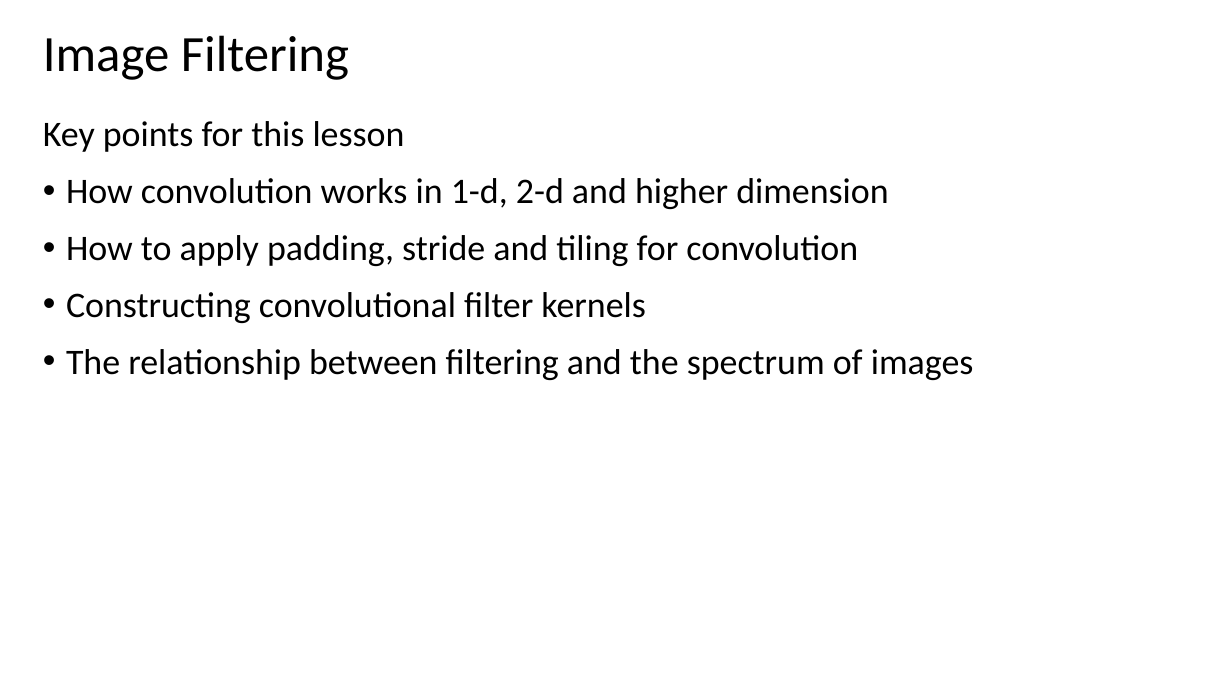
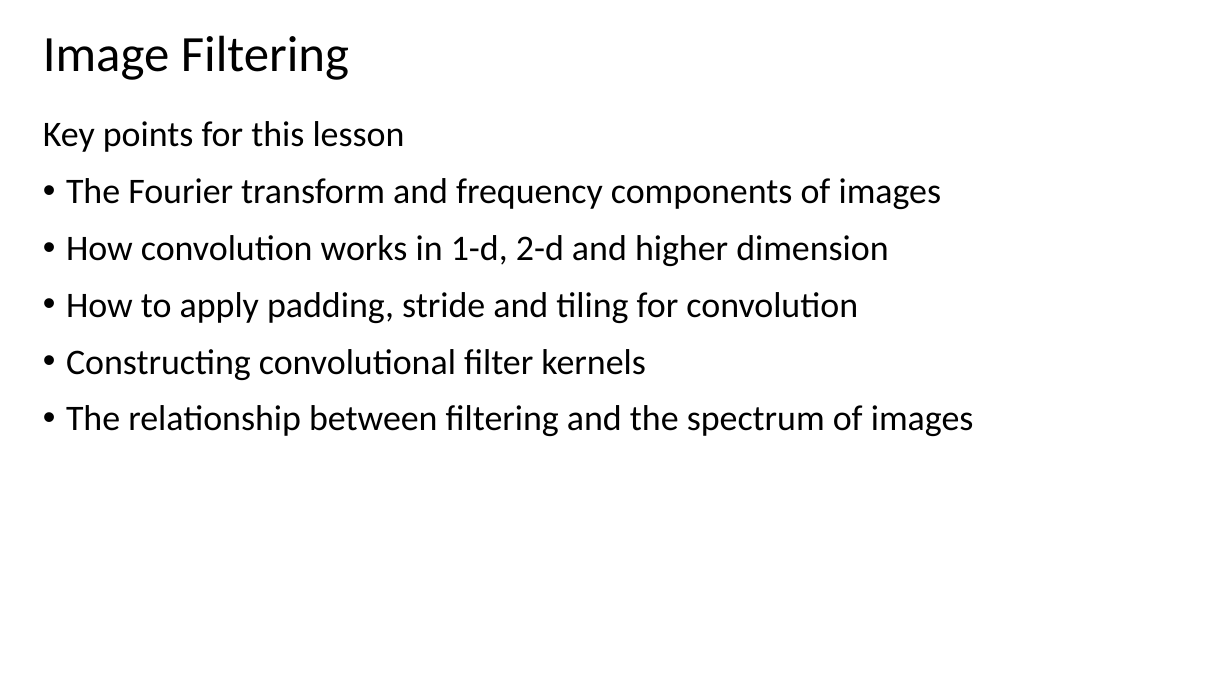
Before and after one commit to StephenElston/CSCI-E25, a slide deck: slide 3 of Slides/2_ConvolutionFilterig.pptx. Drawn at 1232x693 pixels with LibreOffice and Linux fonts; fonts in the diff are those of the drawing. Boxes give left, top, right and bottom in pixels: in the first picture for what was removed or moved away, otherwise in the second. Text is boxed around its words. In the diff, an @@ line names an element or a change of style, - is before the commit and + after.

```diff
--- a/Slides/2_ConvolutionFilterig.pptx
+++ b/Slides/2_ConvolutionFilterig.pptx
@@ text at [66,178,942,209]: paragraph added @@
+• The Fourier transform and frequency components of images
```
Also in this commit, not shown: 2 slides added, 1 other file.
